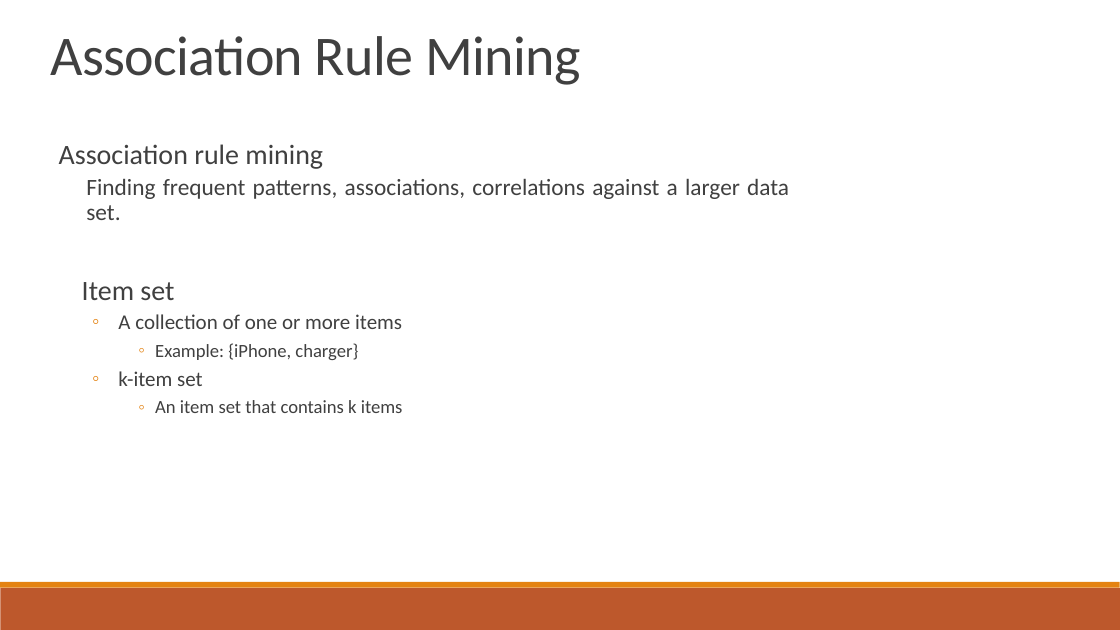
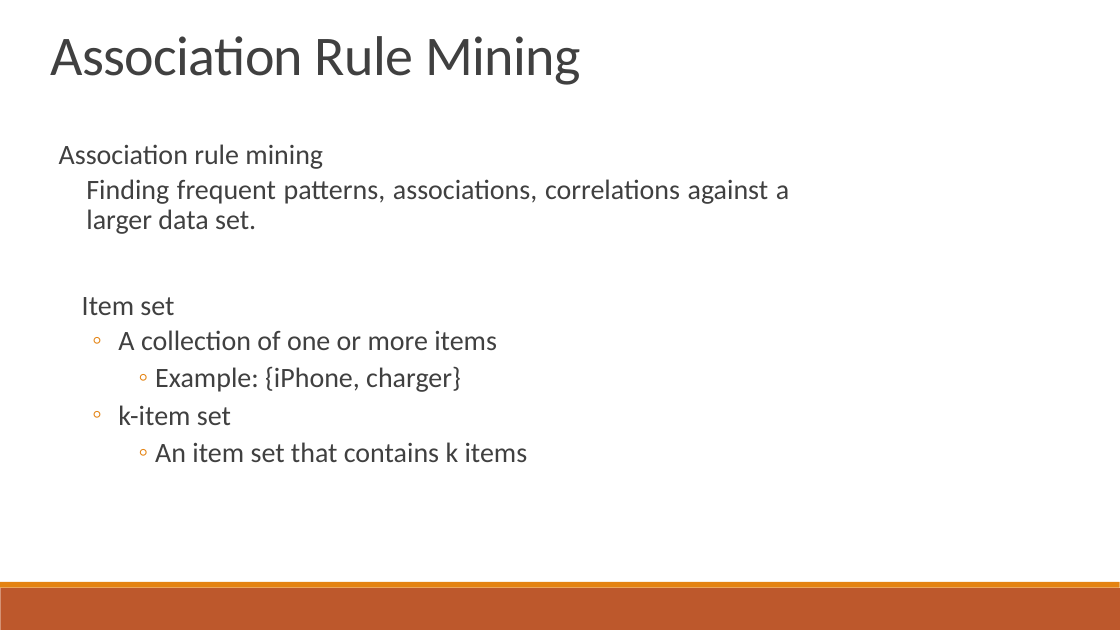
Before and after one commit to jalanreddy/GitHub, a slide deck: slide 11 of Presentation.pptx (slide 7 before the commit). Drawn at 1120x630 pixels with LibreOffice and Linux fonts; fonts in the diff are those of the drawing. Boxes give left, top, right and bottom in pixels: in the first picture for what was removed or moved away, otherwise in the second. Text is boxed around its words. In the diff, an @@ line names an element or a change of style, - is before the commit and + after.

```diff
--- a/Presentation.pptx
+++ b/Presentation.pptx
@@ text at <box>86,179,789,462</box>: size 20 to 24 pt in "Finding frequent patterns, associations, correlations agains ..."; size 18 to 24 pt in "A collection of one or more items", "k-item set"; size 16 to 24 pt in "Example: {iPhone, charger}", "An item set that contains k items" @@
```
Also in this commit, not shown: 5 other slides changed, 32 slides added, 2 other files.
